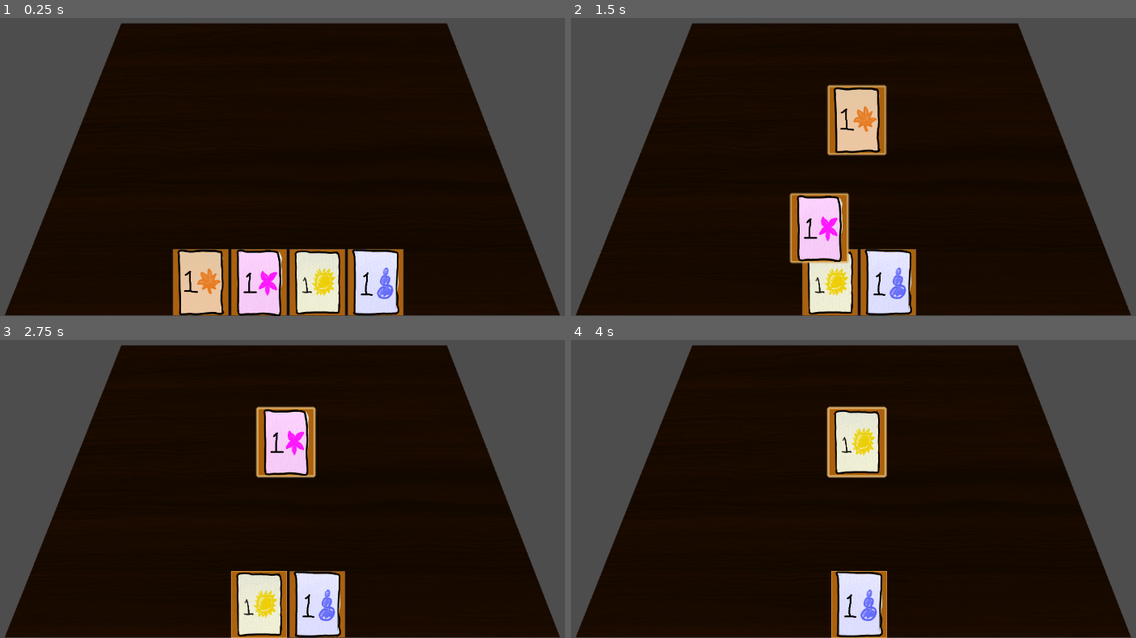
Above: before the commit, frames 1-4 (two rows, left to right).
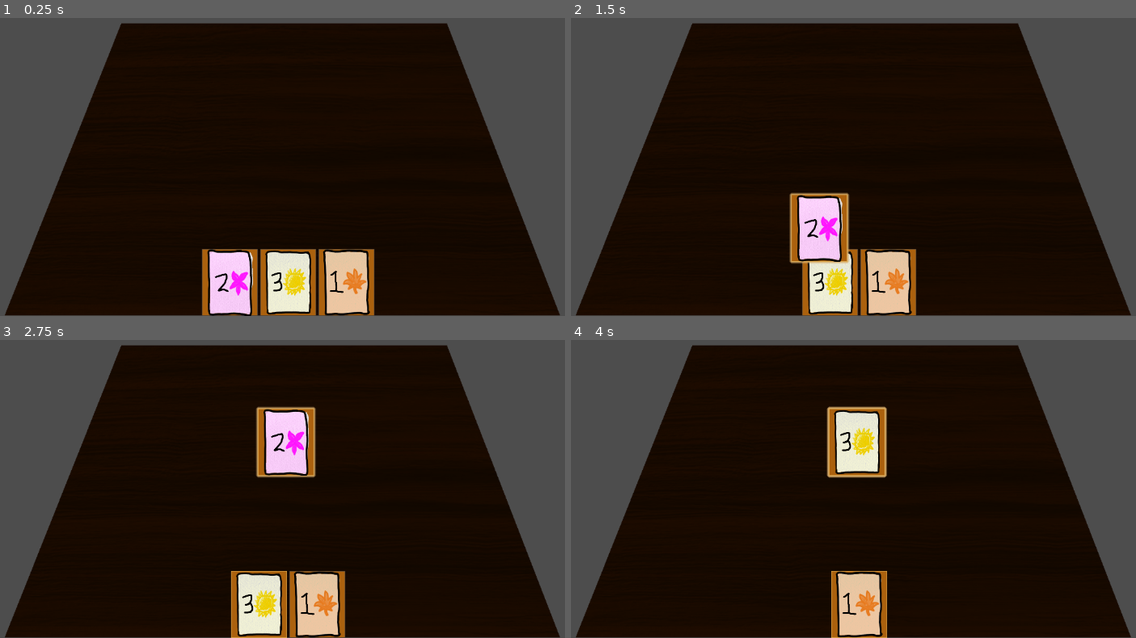
Above: after the commit, the same moments.

Repository: ftekverk/sellyourlife
Game: Godot game, scene res://our_development/finn_dev.tscn
Same seed, same stepped clock (60 frames per second), same inputs: the game is played once before the commit and once after it. The project has no main scene, so this scene is started directly.
Inputs (mouse positions are in pixels of both pictures, inside the frame that each line leads up to):
- Up to frame 1 (0.25 s): no input
- Up to frame 2 (1.5 s): tap Enter at 0.5 s; drag from (774, 283) to (859, 119) at 0.52 s; tap Space at 1.25 s; drag from (802, 283) to (859, 119) at 1.27 s
- Up to frame 3 (2.75 s): tap Enter at 2 s; move the mouse to (259, 605) at 2.02 s; hold Right mouse button (right_mouse) from 2.03 s (still down); click (259, 605) at 2.3 s
- Up to frame 4 (4 s): release Right mouse button (right_mouse) at 2.75 s; tap Space at 2.75 s; drag from (887, 605) to (859, 441) at 2.77 s; tap Enter at 3.5 s; drag from (859, 441) to (859, 605) at 3.52 s

The runs differ from the first frame. In frame 1, 8.1% of the frame differs, in the area x 30-72%, y 77-100%; in frame 2, 4.2%; in frame 3, 2.0%; in frame 4, 1.8%.

Commit message:
generate and display player hand

Diff:
--- a/card_stuff/card_UI/card_states/card_base_state.gd
+++ b/card_stuff/card_UI/card_states/card_base_state.gd
@@ -18,7 +18,6 @@
 
 func on_gui_input(event: InputEvent) -> void:
 	if event.is_action_pressed("left_mouse"):
-		print("Left mouse event!!")
 		card_ui.pivot_offset = card_ui.get_global_mouse_position() - card_ui.global_position
 		transition_requested.emit(self, CardState.State.CLICKED)
 
--- a/card_stuff/card_UI/card_states/card_released_state.gd
+++ b/card_stuff/card_UI/card_states/card_released_state.gd
@@ -13,11 +13,22 @@
 #	if not empty, have valid target
 	if not card_ui.targets.is_empty():
 		played = true
-		print("play card for target(s) ", card_ui.targets)
+		#print("play card for target(s) ", card_ui.targets)
 	else:
 		return
 
 #	Get attributes of played card
+	print("Played Card Value: ", card_ui.card.value)
+	print("Played Card Suit: ", card_ui.card.suit)
+
+#	1.) Get a card from the dealer and determine if win
+#	var dealer_card = generate_dealer_card()
+#	var win = handle_card_game(card_ui.card, dealer_card)
+
+#	2.) Handle betting
+#	handle_betting()
+
+
 
 
 
--- a/card_stuff/card_UI/hand.gd
+++ b/card_stuff/card_UI/hand.gd
@@ -3,8 +3,22 @@
 extends HBoxContainer
 
 
+# Generate starting hand
+var base_card_path := "res://card_stuff/card_objects/"
+var cards_per_suit := 3
+var hand_size := 3
+
+var card_ui_scene := preload("res://card_stuff/card_UI/cardUI.tscn")
+var card_scene := preload("res://card_stuff/card_UI/cardUI.tscn")
+
+
 # Called when the node enters the scene tree for the first time.
 func _ready():
+
+
+#	Set a random set of 5 cards as children of player hand
+	generate_starting_hand()
+
 	for child in get_children():
 		var card_ui := child as CardUI
 		card_ui.reparent_requested.connect(_on_card_ui_reparent_requested)
@@ -12,3 +26,44 @@
 
 func _on_card_ui_reparent_requested(child: CardUI) -> void:
 	child.reparent(self)
+
+
+func generate_possible_cards() -> Array:
+
+	var resource_paths = []
+	for i in range(1, cards_per_suit + 1):
+		for s in ["winter", "spring", "summer", "fall"]:
+			resource_paths.append(base_card_path + s + "/"+ s + str(i) + ".tres")
+
+	print(resource_paths)
+
+	return resource_paths
+
+
+func generate_starting_hand() -> void:
+	var rng = RandomNumberGenerator.new()
+	rng.randomize()
+
+	var resource_paths := generate_possible_cards()
+	var selected_cards = []
+
+	while selected_cards.size() < hand_size:
+		var random_index = rng.randi_range(0, resource_paths.size() - 1)
+		var card_path = resource_paths[random_index]
+		if card_path not in selected_cards:
+			selected_cards.append(card_path)
+
+	for card_path in selected_cards:
+		var card_resource = load(card_path)
+		if card_resource:
+			pass
+			var cardui_instance = card_ui_scene.instantiate()
+			cardui_instance._set_card(card_resource)
+			#card_instance._set_card()
+			add_child(cardui_instance)
+		else:
+			print("Failed to load card resource:", card_path)
+
+	print("selected cards: ", selected_cards)
+
+	pass
--- a/card_stuff/card_objects/fall/fall1.tres
+++ b/card_stuff/card_objects/fall/fall1.tres
@@ -6,7 +6,7 @@
 [resource]
 script = ExtResource("1_74m1v")
 id = ""
-suit = 0
+suit = 3
 value = 1
 icon = ExtResource("1_4sb3l")
 tooltip_text = ""
--- /dev/null
+++ b/card_stuff/card_objects/fall/fall2.tres
@@ -0,0 +1,12 @@
+[gd_resource type="Resource" script_class="Card" load_steps=3 format=3 uid="uid://dr75w5fuwue8s"]
+
+[ext_resource type="Script" path="res://card_stuff/scripts/card.gd" id="1_qct51"]
+[ext_resource type="Texture2D" uid="uid://ciy2vv07qe381" path="res://art/Fall/Fall_2.png" id="1_wxqtt"]
+
+[resource]
+script = ExtResource("1_qct51")
+id = ""
+suit = 3
+value = 2
+icon = ExtResource("1_wxqtt")
+tooltip_text = ""
--- /dev/null
+++ b/card_stuff/card_objects/fall/fall3.tres
@@ -0,0 +1,12 @@
+[gd_resource type="Resource" script_class="Card" load_steps=3 format=3 uid="uid://c104sqbvp11us"]
+
+[ext_resource type="Texture2D" uid="uid://bvsndmpasyn3p" path="res://art/Fall/Fall_3.png" id="1_gne3j"]
+[ext_resource type="Script" path="res://card_stuff/scripts/card.gd" id="1_kjw1u"]
+
+[resource]
+script = ExtResource("1_kjw1u")
+id = ""
+suit = 3
+value = 3
+icon = ExtResource("1_gne3j")
+tooltip_text = ""
--- /dev/null
+++ b/card_stuff/card_objects/spring/spring2.tres
@@ -0,0 +1,12 @@
+[gd_resource type="Resource" script_class="Card" load_steps=3 format=3 uid="uid://c1a2jlwyeb3eo"]
+
+[ext_resource type="Texture2D" uid="uid://o8jn0tnhga5w" path="res://art/Spring/Spring_2.png" id="1_3ngg0"]
+[ext_resource type="Script" path="res://card_stuff/scripts/card.gd" id="1_c0gp6"]
+
+[resource]
+script = ExtResource("1_c0gp6")
+id = ""
+suit = 1
+value = 2
+icon = ExtResource("1_3ngg0")
+tooltip_text = ""
--- /dev/null
+++ b/card_stuff/card_objects/spring/spring3.tres
@@ -0,0 +1,12 @@
+[gd_resource type="Resource" script_class="Card" load_steps=3 format=3 uid="uid://ccm56nfu36rul"]
+
+[ext_resource type="Texture2D" uid="uid://dnc1isgepgun1" path="res://art/Spring/Spring_3.png" id="1_2noek"]
+[ext_resource type="Script" path="res://card_stuff/scripts/card.gd" id="1_aubcl"]
+
+[resource]
+script = ExtResource("1_aubcl")
+id = ""
+suit = 1
+value = 3
+icon = ExtResource("1_2noek")
+tooltip_text = ""
--- /dev/null
+++ b/card_stuff/card_objects/summer/summer2.tres
@@ -0,0 +1,12 @@
+[gd_resource type="Resource" script_class="Card" load_steps=3 format=3 uid="uid://c5oeqj2pf77ed"]
+
+[ext_resource type="Texture2D" uid="uid://lobmos7kt2me" path="res://art/Summer/Summer_2.png" id="1_oqaj2"]
+[ext_resource type="Script" path="res://card_stuff/scripts/card.gd" id="1_yii71"]
+
+[resource]
+script = ExtResource("1_yii71")
+id = ""
+suit = 2
+value = 2
+icon = ExtResource("1_oqaj2")
+tooltip_text = ""
--- /dev/null
+++ b/card_stuff/card_objects/summer/summer3.tres
@@ -0,0 +1,12 @@
+[gd_resource type="Resource" script_class="Card" load_steps=3 format=3 uid="uid://c0yacjjftby74"]
+
+[ext_resource type="Script" path="res://card_stuff/scripts/card.gd" id="1_03dxu"]
+[ext_resource type="Texture2D" uid="uid://obxvufs8s1e1" path="res://art/Summer/Summer_3.png" id="1_pu61c"]
+
+[resource]
+script = ExtResource("1_03dxu")
+id = ""
+suit = 2
+value = 3
+icon = ExtResource("1_pu61c")
+tooltip_text = ""
--- /dev/null
+++ b/card_stuff/card_objects/winter/winter2.tres
@@ -0,0 +1,12 @@
+[gd_resource type="Resource" script_class="Card" load_steps=3 format=3 uid="uid://ea2nryswj56o"]
+
+[ext_resource type="Texture2D" uid="uid://c0n7ws6sv0oqc" path="res://art/Winter/Winter_2.png" id="1_e2dev"]
+[ext_resource type="Script" path="res://card_stuff/scripts/card.gd" id="1_q6ck4"]
+
+[resource]
+script = ExtResource("1_q6ck4")
+id = ""
+suit = 0
+value = 2
+icon = ExtResource("1_e2dev")
+tooltip_text = ""
--- /dev/null
+++ b/card_stuff/card_objects/winter/winter3.tres
@@ -0,0 +1,12 @@
+[gd_resource type="Resource" script_class="Card" load_steps=3 format=3 uid="uid://nco1tdkcb6yr"]
+
+[ext_resource type="Texture2D" uid="uid://c2oykorsqu7m1" path="res://art/Winter/Winter_3.png" id="1_1s6kw"]
+[ext_resource type="Script" path="res://card_stuff/scripts/card.gd" id="1_vu31y"]
+
+[resource]
+script = ExtResource("1_vu31y")
+id = ""
+suit = 0
+value = 3
+icon = ExtResource("1_1s6kw")
+tooltip_text = ""
--- a/card_stuff/scripts/cardUI.gd
+++ b/card_stuff/scripts/cardUI.gd
@@ -5,6 +5,7 @@
 
 
 @export var card: Card : set = _set_card
+@export var card_resource: Resource
 
 # Card variables
 @onready var drop_point_detector = $DropPointDetector
@@ -59,6 +60,4 @@
 
 	card = value
 	icon.texture = card.icon
-	print("Got card with value", card.value)
-	#print("setting texture", card.icon)
 	pass
--- a/our_development/finn_dev.tscn
+++ b/our_development/finn_dev.tscn
@@ -1,12 +1,7 @@
-[gd_scene load_steps=9 format=3 uid="uid://xykbiayrbwov"]
+[gd_scene load_steps=4 format=3 uid="uid://xykbiayrbwov"]
 
 [ext_resource type="Script" path="res://card_stuff/card_UI/hand.gd" id="1_5bxl1"]
 [ext_resource type="PackedScene" uid="uid://j03qq3pjthgg" path="res://objects/table.tscn" id="1_37rfs"]
-[ext_resource type="PackedScene" uid="uid://ratgw1qkrqei" path="res://card_stuff/card_UI/cardUI.tscn" id="1_141y5"]
-[ext_resource type="Resource" uid="uid://bu7a507suo4ub" path="res://card_stuff/card_objects/fall/fall1.tres" id="3_aoywr"]
-[ext_resource type="Resource" uid="uid://brdltmfv52k1r" path="res://card_stuff/card_objects/spring/spring1.tres" id="4_xtopy"]
-[ext_resource type="Resource" uid="uid://cnkjn0j16be0f" path="res://card_stuff/card_objects/summer/summer1.tres" id="5_p4ndh"]
-[ext_resource type="Resource" uid="uid://6re4vvtygecw" path="res://card_stuff/card_objects/winter/winter1.tres" id="6_qh0fm"]
 
 [sub_resource type="RectangleShape2D" id="RectangleShape2D_6og4o"]
 size = Vector2(839, 211)
@@ -37,22 +32,6 @@
 alignment = 1
 script = ExtResource("1_5bxl1")
 
-[node name="CardUI" parent="BattleUI/Hand" instance=ExtResource("1_141y5")]
-layout_mode = 2
-card = ExtResource("3_aoywr")
-
-[node name="CardUI2" parent="BattleUI/Hand" instance=ExtResource("1_141y5")]
-layout_mode = 2
-card = ExtResource("4_xtopy")
-
-[node name="CardUI3" parent="BattleUI/Hand" instance=ExtResource("1_141y5")]
-layout_mode = 2
-card = ExtResource("5_p4ndh")
-
-[node name="CardUI4" parent="BattleUI/Hand" instance=ExtResource("1_141y5")]
-layout_mode = 2
-card = ExtResource("6_qh0fm")
-
 [node name="Table" parent="." instance=ExtResource("1_37rfs")]
 z_index = -10
 position = Vector2(566, 386)
